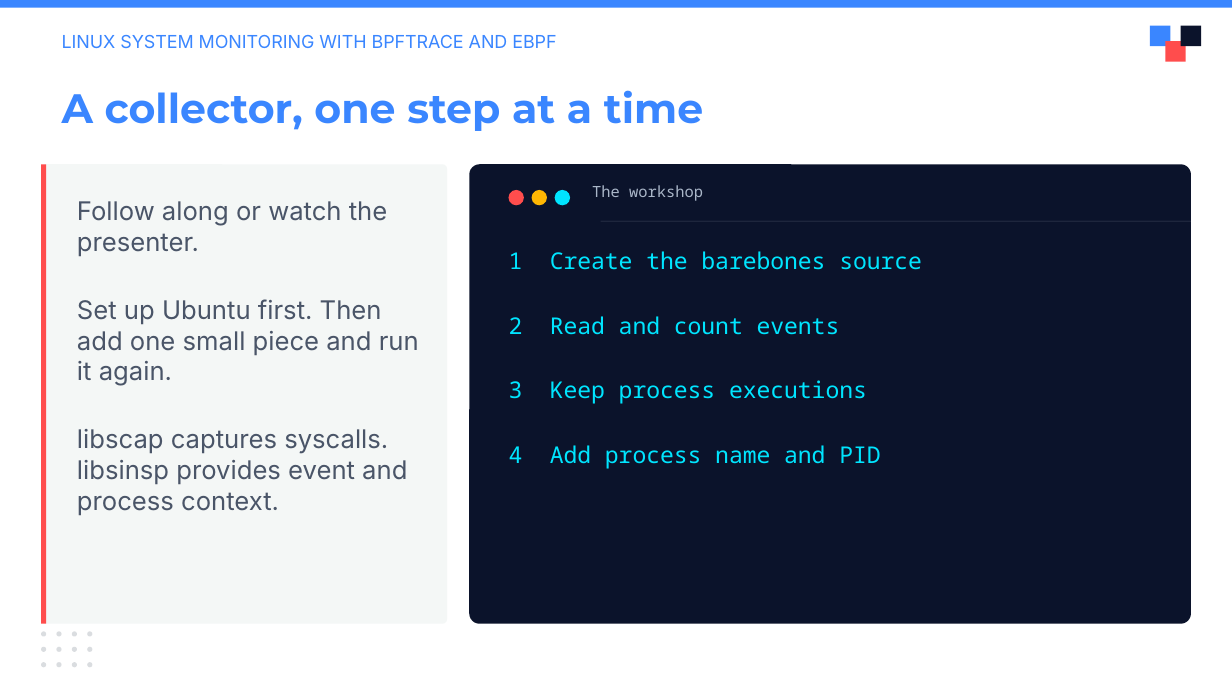
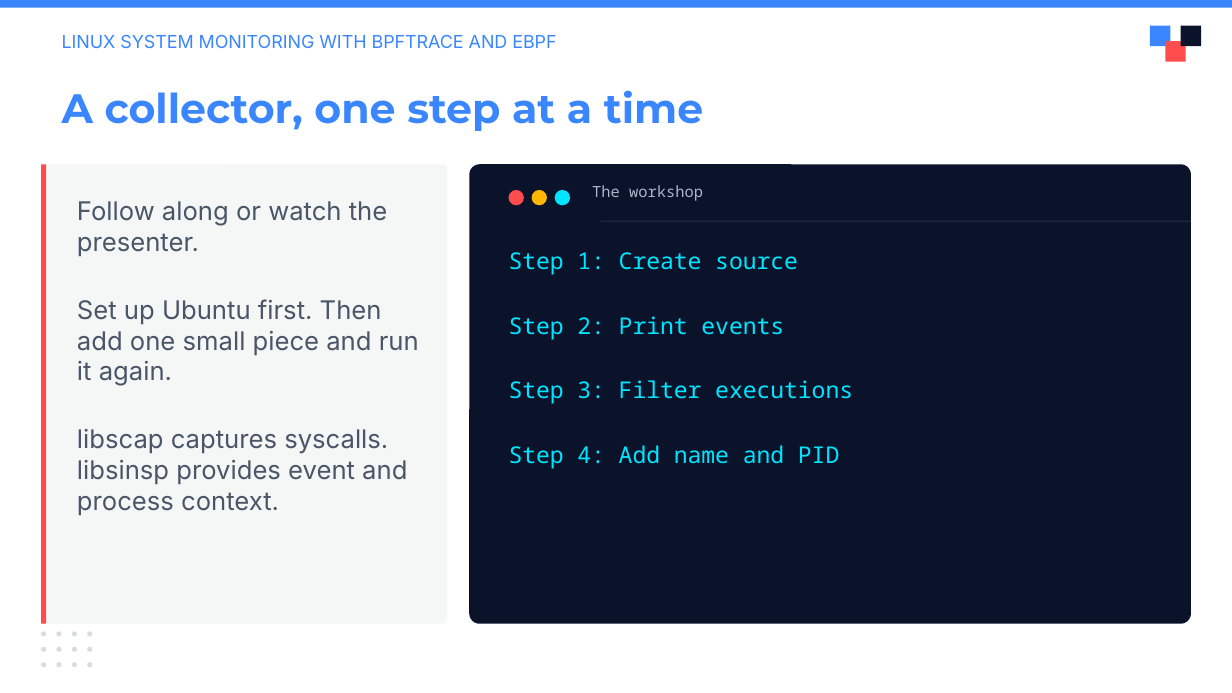
Before and after one commit to julianshalaby-perj/falco-libs-workshop, a slide deck: slide 2 of presentation/falco-libs-intro.pptx. Drawn at 1232x693 pixels with LibreOffice and Linux fonts; fonts in the diff are those of the drawing; background and template pictures are left out. Boxes give left, top, right and bottom in pixels: in the first picture for what was removed or moved away, otherwise in the second. Text is boxed around its words. In the diff, an @@ line names an element or a change of style, - is before the commit and + after.

Commit message:
Teach event printing before filtering in the workshop slides

```diff
--- a/presentation/falco-libs-intro.pptx
+++ b/presentation/falco-libs-intro.pptx
@@ text at [509,252,853,469]: text changed @@
-1 Create the barebones source
-2 Read and count events
-3 Keep process executions
-4 Add process name and PID
+Step 1: Create source
+Step 2: Print events
+Step 3: Filter executions
+Step 4: Add name and PID
```
Also in this commit, not shown: 5 other slides changed.
